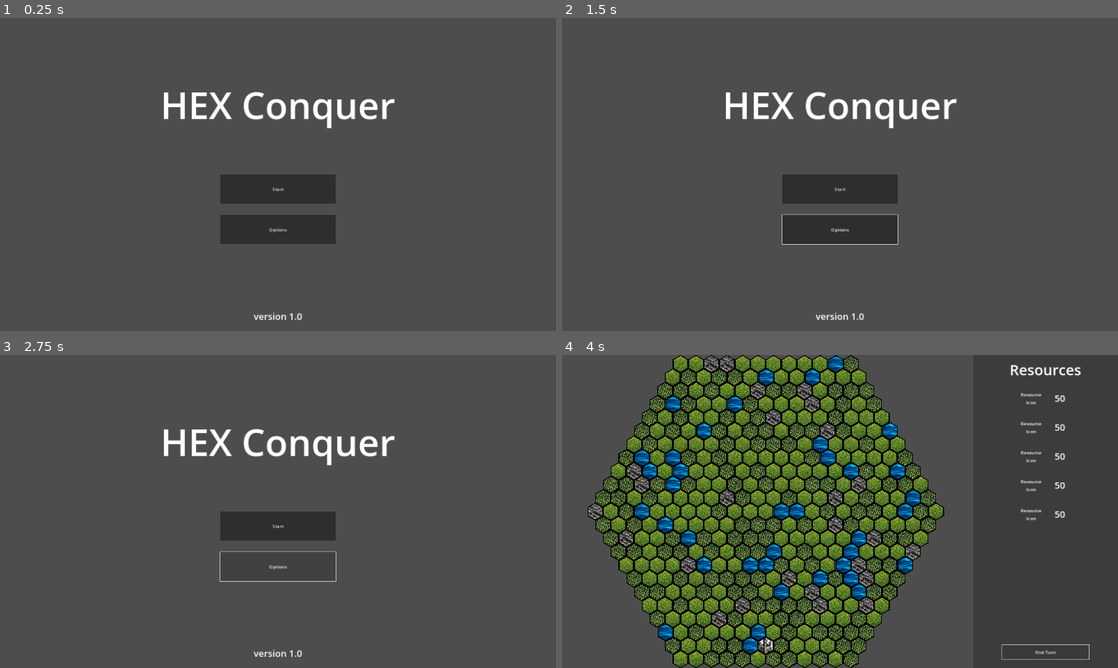
Above: before the commit, frames 1-4 (two rows, left to right).
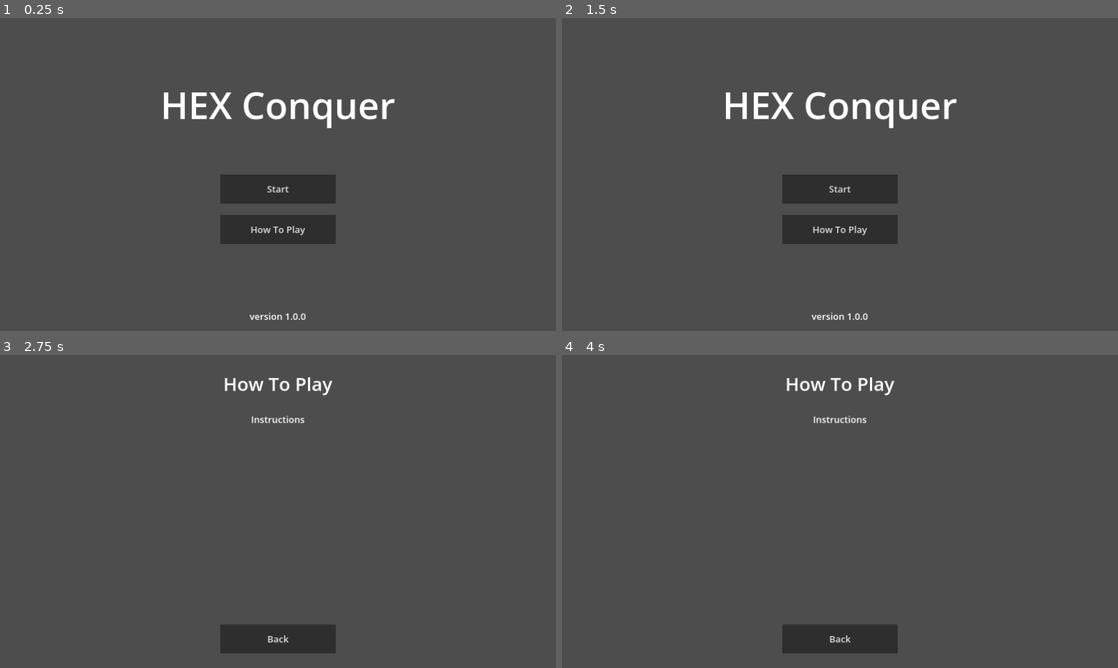
Above: after the commit, the same moments.

Repository: nguyendangy/hex-conquer
Game: Godot game, scene res://Scenes/TitleScreen.tscn
Two runs of this game, one before a commit and one after it. Both use one fixed random seed, a clock stepped at 60 frames per second and the inputs below.
Inputs (mouse positions are in pixels of both pictures, inside the frame that each line leads up to):
- Up to frame 1 (0.25 s): no input
- Up to frame 2 (1.5 s): click (840, 230) at 0.5 s, where only the run before the commit has a clickable "Options"; click (840, 302) at 1.25 s, where only the run after the commit has a clickable "Back"
- Up to frame 3 (2.75 s): click (278, 567) at 2 s, where only the run after the commit has a clickable "How To Play"
- Up to frame 4 (4 s): click (840, 527) at 2.75 s, where only the run before the commit has a clickable "Start"; click (1045, 652) at 3.5 s, where only the run before the commit has a clickable "End Turn"

The runs differ from the first frame. In frame 1, 0.3% of the frame differs, in the area x 44-55%, y 53-97%; in frame 2, 0.4%; in frame 3, 5.9%; in frame 4, 47%, in the area x 4-95%, y 0-100%.

Commit message:
Help page and tile selection

Diff:
--- a/Scenes/HUD.tscn
+++ b/Scenes/HUD.tscn
@@ -1,19 +1,14 @@
-[gd_scene load_steps=6 format=3 uid="uid://bcpwm5nnjml6g"]
-
-[sub_resource type="LabelSettings" id="LabelSettings_gobr5"]
+[gd_scene load_steps=4 format=3 uid="uid://bcpwm5nnjml6g"]
+
+[sub_resource type="LabelSettings" id="LabelSettings_0ntik"]
 font_size = 32
 
-[sub_resource type="LabelSettings" id="LabelSettings_rvp2g"]
+[sub_resource type="LabelSettings" id="LabelSettings_qfyqq"]
 font_size = 32
 
-[sub_resource type="LabelSettings" id="LabelSettings_pch2b"]
+[sub_resource type="LabelSettings" id="LabelSettings_raq0k"]
 font_size = 32
-
-[sub_resource type="LabelSettings" id="LabelSettings_ovsf2"]
-font_size = 32
-
-[sub_resource type="LabelSettings" id="LabelSettings_sh3dw"]
-font_size = 32
+font_color = Color(0, 1, 0, 1)
 
 [node name="CanvasLayer" type="CanvasLayer"]
 offset = Vector2(1420, 0)
@@ -22,61 +17,107 @@
 [node name="Background" type="ColorRect" parent="."]
 offset_right = 500.0
 offset_bottom = 1080.0
-color = Color(0.233925, 0.233925, 0.233925, 1)
-
-[node name="Label" type="Label" parent="."]
+color = Color(0.235294, 0.235294, 0.235294, 1)
+
+[node name="ProgressLabel" type="Label" parent="."]
+offset_left = 50.0
+offset_top = 50.0
+offset_right = 150.0
+offset_bottom = 150.0
+text = "Player
+Bot"
+label_settings = SubResource("LabelSettings_0ntik")
+horizontal_alignment = 1
+vertical_alignment = 1
+
+[node name="ProgressBarPlayer" type="ProgressBar" parent="."]
+modulate = Color(0, 0, 1, 1)
+offset_left = 200.0
+offset_top = 60.0
+offset_right = 450.0
+offset_bottom = 90.0
+value = 60.0
+show_percentage = false
+
+[node name="ProgressBarBot" type="ProgressBar" parent="."]
+modulate = Color(1, 1, 0, 1)
+offset_left = 200.0
+offset_top = 110.0
+offset_right = 450.0
+offset_bottom = 140.0
+value = 30.0
+show_percentage = false
+
+[node name="ResourceLabel" type="Label" parent="."]
+offset_top = 150.0
 offset_right = 500.0
-offset_bottom = 100.0
+offset_bottom = 250.0
 theme_override_font_sizes/font_size = 50
 text = "Resources"
 horizontal_alignment = 1
 vertical_alignment = 1
 
 [node name="ResourceLabel1" type="Label" parent="."]
-offset_left = 150.0
-offset_top = 100.0
-offset_right = 250.0
-offset_bottom = 200.0
+offset_left = 50.0
+offset_top = 250.0
+offset_right = 150.0
+offset_bottom = 350.0
 text = "Resource
 Icon"
 horizontal_alignment = 1
 vertical_alignment = 1
 
 [node name="ResourceAmount1" type="Label" parent="."]
-offset_left = 250.0
-offset_top = 100.0
-offset_right = 350.0
-offset_bottom = 200.0
-text = "50"
-label_settings = SubResource("LabelSettings_gobr5")
-horizontal_alignment = 1
-vertical_alignment = 1
+offset_left = 50.0
+offset_top = 350.0
+offset_right = 150.0
+offset_bottom = 400.0
+text = "50"
+label_settings = SubResource("LabelSettings_qfyqq")
+horizontal_alignment = 1
+
+[node name="ResourceIncrease1" type="Label" parent="."]
+offset_left = 50.0
+offset_top = 400.0
+offset_right = 150.0
+offset_bottom = 450.0
+text = "(+5)"
+label_settings = SubResource("LabelSettings_raq0k")
+horizontal_alignment = 1
 
 [node name="ResourceLabel2" type="Label" parent="."]
 offset_left = 150.0
-offset_top = 200.0
+offset_top = 250.0
 offset_right = 250.0
-offset_bottom = 300.0
+offset_bottom = 350.0
 text = "Resource
 Icon"
 horizontal_alignment = 1
 vertical_alignment = 1
 
 [node name="ResourceAmount2" type="Label" parent="."]
+offset_left = 150.0
+offset_top = 350.0
+offset_right = 250.0
+offset_bottom = 400.0
+text = "50"
+label_settings = SubResource("LabelSettings_qfyqq")
+horizontal_alignment = 1
+
+[node name="ResourceIncrease2" type="Label" parent="."]
+offset_left = 150.0
+offset_top = 400.0
+offset_right = 250.0
+offset_bottom = 450.0
+text = "(+5)"
+label_settings = SubResource("LabelSettings_raq0k")
+horizontal_alignment = 1
+
+[node name="ResourceLabel3" type="Label" parent="."]
 offset_left = 250.0
-offset_top = 200.0
+offset_top = 250.0
 offset_right = 350.0
-offset_bottom = 300.0
-text = "50"
-label_settings = SubResource("LabelSettings_rvp2g")
-horizontal_alignment = 1
-vertical_alignment = 1
-
-[node name="ResourceLabel3" type="Label" parent="."]
-offset_left = 150.0
-offset_top = 300.0
-offset_right = 250.0
-offset_bottom = 400.0
+offset_bottom = 350.0
 text = "Resource
 Icon"
 horizontal_alignment = 1
@@ -84,57 +125,99 @@
 
 [node name="ResourceAmount3" type="Label" parent="."]
 offset_left = 250.0
-offset_top = 300.0
+offset_top = 350.0
 offset_right = 350.0
 offset_bottom = 400.0
 text = "50"
-label_settings = SubResource("LabelSettings_pch2b")
-horizontal_alignment = 1
-vertical_alignment = 1
+label_settings = SubResource("LabelSettings_qfyqq")
+horizontal_alignment = 1
+
+[node name="ResourceIncrease3" type="Label" parent="."]
+offset_left = 250.0
+offset_top = 400.0
+offset_right = 350.0
+offset_bottom = 450.0
+text = "(+5)"
+label_settings = SubResource("LabelSettings_raq0k")
+horizontal_alignment = 1
 
 [node name="ResourceLabel4" type="Label" parent="."]
-offset_left = 150.0
-offset_top = 400.0
-offset_right = 250.0
-offset_bottom = 500.0
+offset_left = 350.0
+offset_top = 250.0
+offset_right = 450.0
+offset_bottom = 350.0
 text = "Resource
 Icon"
 horizontal_alignment = 1
 vertical_alignment = 1
 
 [node name="ResourceAmount4" type="Label" parent="."]
-offset_left = 250.0
-offset_top = 400.0
-offset_right = 350.0
-offset_bottom = 500.0
-text = "50"
-label_settings = SubResource("LabelSettings_ovsf2")
-horizontal_alignment = 1
-vertical_alignment = 1
-
-[node name="ResourceLabel5" type="Label" parent="."]
-offset_left = 150.0
+offset_left = 350.0
+offset_top = 350.0
+offset_right = 450.0
+offset_bottom = 400.0
+text = "50"
+label_settings = SubResource("LabelSettings_qfyqq")
+horizontal_alignment = 1
+
+[node name="ResourceIncrease4" type="Label" parent="."]
+offset_left = 350.0
+offset_top = 400.0
+offset_right = 450.0
+offset_bottom = 450.0
+text = "(+5)"
+label_settings = SubResource("LabelSettings_raq0k")
+horizontal_alignment = 1
+
+[node name="BuildingLabel" type="Label" parent="."]
 offset_top = 500.0
-offset_right = 250.0
+offset_right = 500.0
 offset_bottom = 600.0
-text = "Resource
-Icon"
-horizontal_alignment = 1
-vertical_alignment = 1
-
-[node name="ResourceAmount5" type="Label" parent="."]
-offset_left = 250.0
-offset_top = 500.0
-offset_right = 350.0
-offset_bottom = 600.0
-text = "50"
-label_settings = SubResource("LabelSettings_sh3dw")
-horizontal_alignment = 1
-vertical_alignment = 1
+theme_override_font_sizes/font_size = 50
+text = "Buildings"
+horizontal_alignment = 1
+vertical_alignment = 1
+
+[node name="Building1" type="Button" parent="."]
+visible = false
+offset_left = 50.0
+offset_top = 620.0
+offset_right = 225.0
+offset_bottom = 720.0
+text = "Tower
+4 Stone + 4 Wood"
+
+[node name="Building2" type="Button" parent="."]
+visible = false
+offset_left = 275.0
+offset_top = 620.0
+offset_right = 450.0
+offset_bottom = 720.0
+text = "Village
+4 Stone + 2 Gold"
+
+[node name="Building3" type="Button" parent="."]
+visible = false
+offset_left = 50.0
+offset_top = 770.0
+offset_right = 225.0
+offset_bottom = 870.0
+text = "Tower
+4 Stone + 4 Wood"
+
+[node name="Building4" type="Button" parent="."]
+visible = false
+offset_left = 275.0
+offset_top = 770.0
+offset_right = 450.0
+offset_bottom = 870.0
+text = "Village
+4 Stone + 2 Gold"
 
 [node name="EndTurn" type="Button" parent="."]
-offset_left = 100.0
-offset_top = 1000.0
-offset_right = 400.0
-offset_bottom = 1050.0
+offset_left = 50.0
+offset_top = 930.0
+offset_right = 450.0
+offset_bottom = 1030.0
+theme_override_font_sizes/font_size = 32
 text = "End Turn"
--- /dev/null
+++ b/Scenes/HelpPage.tscn
@@ -0,0 +1,47 @@
+[gd_scene load_steps=4 format=3 uid="uid://bt4iath4evhfj"]
+
+[ext_resource type="Script" path="res://Scripts/TitleScreen.gd" id="1_cg4em"]
+
+[sub_resource type="LabelSettings" id="LabelSettings_wegtx"]
+font_size = 64
+
+[sub_resource type="LabelSettings" id="LabelSettings_71mp4"]
+font_size = 32
+
+[node name="Control" type="Control"]
+layout_mode = 3
+anchors_preset = 15
+anchor_right = 1.0
+anchor_bottom = 1.0
+grow_horizontal = 2
+grow_vertical = 2
+
+[node name="HeadlineLabel" type="Label" parent="."]
+layout_mode = 0
+offset_right = 1920.0
+offset_bottom = 200.0
+text = "How To Play"
+label_settings = SubResource("LabelSettings_wegtx")
+horizontal_alignment = 1
+vertical_alignment = 1
+
+[node name="InstructionLabel" type="Label" parent="."]
+layout_mode = 0
+offset_top = 200.0
+offset_right = 1920.0
+offset_bottom = 900.0
+text = "Instructions"
+label_settings = SubResource("LabelSettings_71mp4")
+horizontal_alignment = 1
+
+[node name="BackButton" type="Button" parent="."]
+layout_mode = 0
+offset_left = 760.0
+offset_top = 930.0
+offset_right = 1160.0
+offset_bottom = 1030.0
+theme_override_font_sizes/font_size = 32
+text = "Back"
+script = ExtResource("1_cg4em")
+
+[connection signal="pressed" from="BackButton" to="BackButton" method="_on_BackButton_pressed"]
--- a/Scenes/Main.tscn
+++ b/Scenes/Main.tscn
@@ -85,13 +85,13 @@
 
 [node name="HUD" parent="." instance=ExtResource("9_teqyh")]
 
+[node name="Camera" type="Camera2D" parent="."]
+position = Vector2(960, 540)
+script = ExtResource("3_bj4gd")
+
 [node name="Map" type="TileMapLayer" parent="."]
 position = Vector2(8.00003, 0)
 scale = Vector2(0.294, 0.294)
 tile_map_data = PackedByteArray("AAAHAAAAAAAAAAAAAAAGAAEAAAAAAAAAAAAGAAIAAAAAAAAAAAAFAAMAAAAAAAAAAAAFAAQAAAAAAAAAAAAFAA …(6272 unchanged characters)…
 tile_set = SubResource("TileSet_50pih")
 script = ExtResource("8_6ub52")
-
-[node name="Camera" type="Camera2D" parent="."]
-position = Vector2(960, 540)
-script = ExtResource("3_bj4gd")
--- a/Scenes/TitleScreen.tscn
+++ b/Scenes/TitleScreen.tscn
@@ -32,25 +32,29 @@
 offset_top = 540.0
 offset_right = 1160.0
 offset_bottom = 640.0
+theme_override_font_sizes/font_size = 32
 text = "Start"
 script = ExtResource("1_8v2ok")
 
-[node name="OptionsButton" type="Button" parent="."]
+[node name="HelpButton" type="Button" parent="."]
 layout_mode = 0
 offset_left = 760.0
 offset_top = 680.0
 offset_right = 1160.0
 offset_bottom = 780.0
-text = "Options"
+theme_override_font_sizes/font_size = 32
+text = "How To Play"
+script = ExtResource("1_8v2ok")
 
 [node name="Version" type="Label" parent="."]
 layout_mode = 0
 offset_top = 980.0
 offset_right = 1920.0
 offset_bottom = 1080.0
-text = "version 1.0"
+text = "version 1.0.0"
 label_settings = SubResource("LabelSettings_ag28y")
 horizontal_alignment = 1
 vertical_alignment = 1
 
 [connection signal="pressed" from="StartButton" to="StartButton" method="_on_StartButton_pressed"]
+[connection signal="pressed" from="HelpButton" to="HelpButton" method="_on_HelpButton_pressed"]
--- a/Scripts/Map.gd
+++ b/Scripts/Map.gd
@@ -1,28 +1,25 @@
 extends TileMapLayer
 
-@export var tile_map: TileMap
-
+# Tiles
 var allTiles : Array
 var ownedTiles : Array
-var startingTile : Vector2
+var startingTile : Vector2i = Vector2i(12, 21)
+var selectedTile : Vector2i = Vector2i(-1, -1)
+
+# Buttons
+@onready var BuildingButton1 = get_node("../HUD/Building1")
+@onready var BuildingButton2 = get_node("../HUD/Building2")
+@onready var BuildingButton3 = get_node("../HUD/Building3")
+@onready var BuildingButton4 = get_node("../HUD/Building4")
 
 var rng = RandomNumberGenerator.new()
 
-# probabilities for different terrains
+# Probabilities for different terrains
 const gras : float = 0.5
 const trees : float = 0.3
 const mountains : float = 0.1
 const river : float = 0.1
 const weights : Array = [gras, trees, mountains, river]
-
-# Get weighted random number
-func _get_terrain_type() -> int:
-	var remaining_distance = rng.randf()
-	for i in weights.size():
-		remaining_distance -= weights[i]
-		if remaining_distance < 0:
-			return i
-	return 0
 
 # Called when the node enters the scene tree for the first time.
 func _ready() -> void:
@@ -32,7 +29,7 @@
 	allTiles = get_used_cells()
 	# set terrain for each tile randomly according weighted distribution
 	for tile in allTiles:
-		if tile.x == 12 and tile.y == 21:
+		if tile == startingTile:
 			# set starting castle
 			ownedTiles.append(tile)
 			set_cells_terrain_connect([tile], 0, 4)
@@ -44,31 +41,61 @@
 func _process(_delta: float) -> void:
 	pass
 
+# Handle input events
 func _input(event):
 	if event is InputEventMouseButton:
 		if event.button_index == MOUSE_BUTTON_LEFT and event.is_pressed():
-
+			# locate event and transform to map coordiantes
 			var coordinates = get_global_transform_with_canvas().affine_inverse() * event.position
 			var pos_clicked = local_to_map(coordinates)
+			# check if click was on map
+			if pos_clicked in allTiles:
+				# debug output
+				print_debug(pos_clicked)
 
-			print(pos_clicked)
+				if pos_clicked != selectedTile:
+					# reset previously clicked tile
+					set_cell(
+						selectedTile,
+						get_cell_source_id(selectedTile),
+						get_cell_atlas_coords(selectedTile),
+						(get_cell_alternative_tile(selectedTile) + 1) %  2
+					)
+					# show buttons
+					_set_buttons_visibility(true)
+					# set selected tile
+					selectedTile = pos_clicked
+				else:
+					# hide buttons
+					_set_buttons_visibility(false)
+					# reset tile if clicked again
+					selectedTile = Vector2i(-1, -1)
 
-			if pos_clicked in ownedTiles:
-				for cell in get_surrounding_cells(pos_clicked):
-					if get_cell_tile_data(cell).terrain in [-1,0,1,4]:
-						set_cell(cell, get_cell_source_id(cell), \
-							get_cell_atlas_coords(cell), (get_cell_alternative_tile(cell) + 1) %  2)
+				set_cell(
+					pos_clicked,
+					get_cell_source_id(pos_clicked),
+					get_cell_atlas_coords(pos_clicked),
+					(get_cell_alternative_tile(pos_clicked) + 1) %  2
+				)
 
-	#if event is InputEventMouseButton:
-		#if event.button_index == MOUSE_BUTTON_LEFT and event.is_pressed():
-			#var global_clicked = event.position
-			#print(global_clicked)
-			#var pos_clicked = local_to_map(to_local(global_clicked))
-			#print(pos_clicked)
-			#var current_atlas_coords = get_cell_atlas_coords(pos_clicked)
-			#var current_tile_alt = get_cell_alternative_tile(pos_clicked)
-			#if current_tile_alt > -1:
-				#var number_of_alts_for_clicked = tile_set.get_source(main_atlas_id)\
-						#.get_alternative_tiles_count(current_atlas_coords)
-				#set_cell(pos_clicked, main_atlas_id, current_atlas_coords,
-						#(current_tile_alt + 1) %  number_of_alts_for_clicked)
+				#if pos_clicked in ownedTiles:
+					#for cell in get_surrounding_cells(pos_clicked):
+						#if get_cell_tile_data(cell).terrain in [-1,0,1,4]:
+							#set_cell(cell, get_cell_source_id(cell), \
+								#get_cell_atlas_coords(cell), (get_cell_alternative_tile(cell) + 1) %  2)
+
+# Set visibility of buttons
+func _set_buttons_visibility(visible: bool) -> void:
+	BuildingButton1.visible = visible
+	BuildingButton2.visible = visible
+	BuildingButton3.visible = visible
+	BuildingButton4.visible = visible
+
+# Get weighted random number
+func _get_terrain_type() -> int:
+	var remaining_distance = rng.randf()
+	for i in weights.size():
+		remaining_distance -= weights[i]
+		if remaining_distance < 0:
+			return i
+	return 0
--- a/Scripts/TitleScreen.gd
+++ b/Scripts/TitleScreen.gd
@@ -13,3 +13,11 @@
 
 func _on_StartButton_pressed() -> void:
 	get_tree().change_scene_to_file("res://Scenes/Main.tscn")
+
+
+func _on_HelpButton_pressed() -> void:
+	get_tree().change_scene_to_file("res://Scenes/HelpPage.tscn")
+
+
+func _on_BackButton_pressed() -> void:
+	get_tree().change_scene_to_file("res://Scenes/TitleScreen.tscn")
